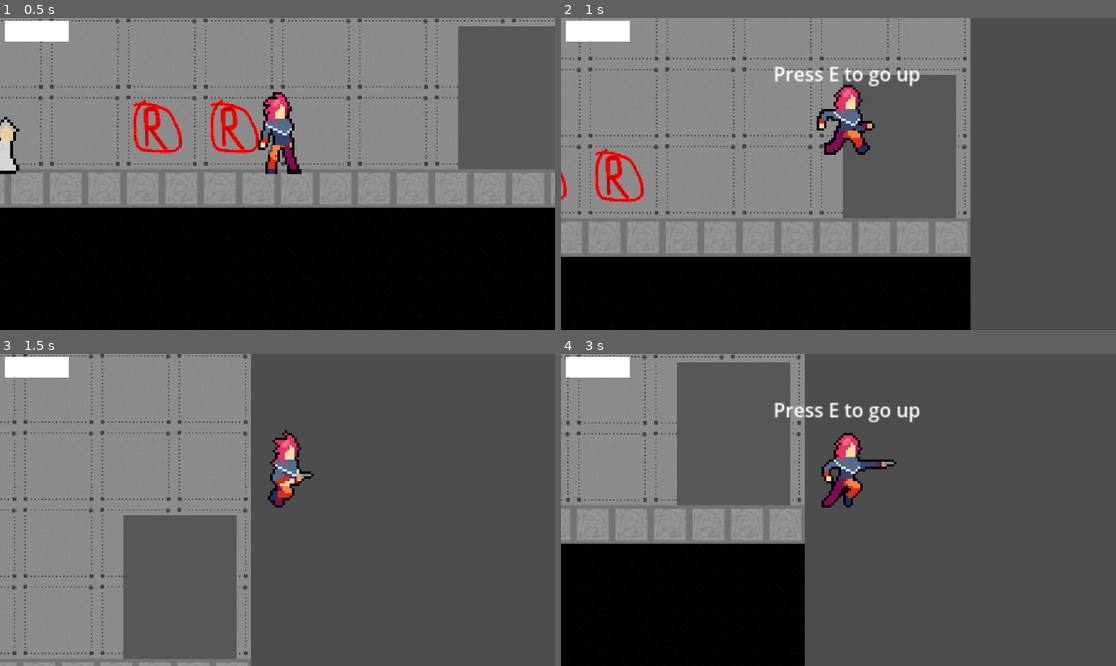
Above: before the commit, frames 1-4 (two rows, left to right).
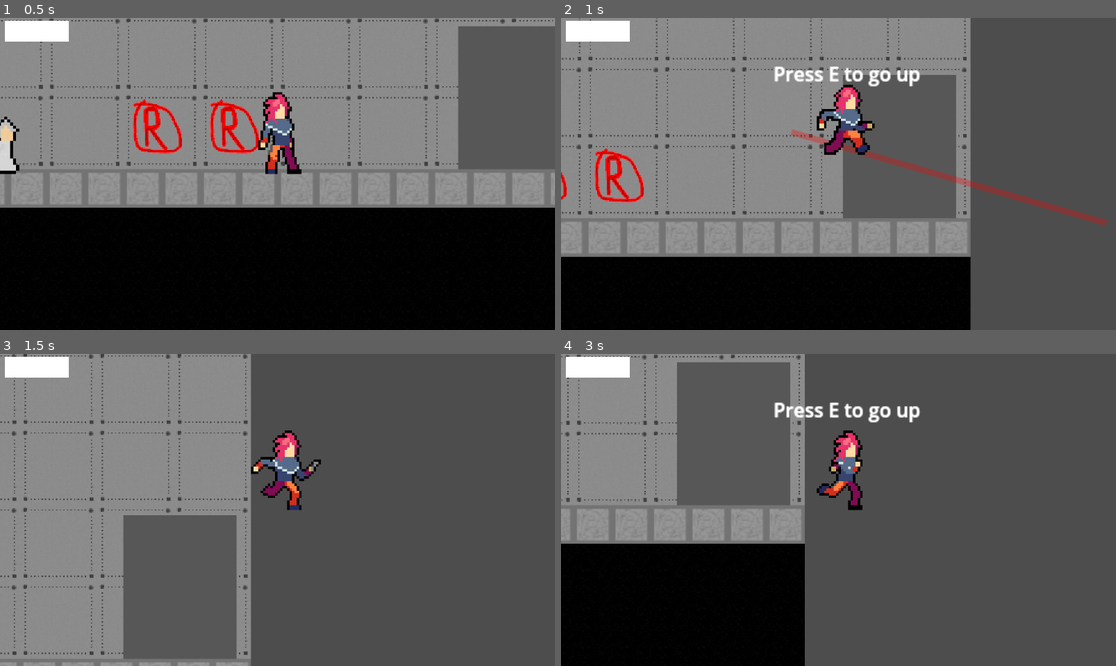
Above: after the commit, the same moments.

Repository: sppmacd/everything-has-to-end
Game: Godot game, scene res://main.tscn
Two runs of this game, one before a commit and one after it. Both use one fixed random seed, a clock stepped at 60 frames per second and the inputs below.
Inputs (mouse positions are in pixels of both pictures, inside the frame that each line leads up to):
- Up to frame 1 (0.5 s): no input
- Up to frame 2 (1 s): tap Enter at 0.5 s; move the mouse to (960, 158) at 0.52 s; hold D from 0.53 s (still down); tap E at 0.6 s; click (960, 158) at 0.67 s; tap Space at 0.77 s
- Up to frame 3 (1.5 s): keep holding D; tap E at 1.25 s; move the mouse to (166, 525) at 1.27 s; tap R at 1.35 s
- Up to frame 4 (3 s): tap Space at 1.52 s; move the mouse to (894, 441) at 2.02 s; release D at 2.03 s; hold A 2.03-2.78 s; tap E at 2.1 s; move the mouse to (810, 572) at 2.77 s; hold D from 2.78 s (still down); tap R at 2.85 s; click (810, 572) at 2.92 s

Frame 1 is identical in both runs. In frame 2, 1.3% of the frame differs, in the area x 38-99%, y 15-67%; in frame 3, 1.1%; in frame 4, 1.6%, in the area x 38-65%, y 15-51%.
Error before the commit: Attempt to call function 'add_child' in base 'null instance' on a null instance. (res://entities/player.gd:112)

Commit message:
Add level switching

Diff:
--- a/levels/level.tscn
+++ b/levels/level.tscn
@@ -1,15 +1,12 @@
-[gd_scene load_steps=3 format=3 uid="uid://b62r6sibq6dpt"]
+[gd_scene load_steps=2 format=3 uid="uid://b62r6sibq6dpt"]
 
 [ext_resource type="Script" uid="uid://cvyeqii6l0cgh" path="res://levels/level.gd" id="1_80vhd"]
-[ext_resource type="PackedScene" uid="uid://b0myivfh6cthu" path="res://entities/player.tscn" id="2_hjsbj"]
 
 [node name="Level" type="Node2D"]
 script = ExtResource("1_80vhd")
 
 [node name="SpawnPoint" type="Marker2D" parent="."]
 
-[node name="Player" parent="." instance=ExtResource("2_hjsbj")]
-
 [node name="RespawnTimer" type="Timer" parent="."]
 wait_time = 20.0
 autostart = true
--- a/main.gd
+++ b/main.gd
@@ -2,9 +2,21 @@
 extends Node2D
 
 static var the: Main
+var _current_level: Node2D
 
 func _ready():
 	the = self
+	switch_level(preload("res://levels/Level1.tscn").instantiate())
+	_current_level.add_child(preload("res://entities/player.tscn").instantiate())
 
 func current_level():
-	return $Level2
+	return _current_level
+
+func switch_level(lvl: Node2D):
+	if has_node("Level"):
+		var player: Node2D = get_node("Level").get_node("Player")
+		player.reparent(lvl)
+		remove_child(get_node("Level"))
+	_current_level = lvl
+	lvl.name = "Level"
+	add_child(lvl)
--- a/main.tscn
+++ b/main.tscn
@@ -1,8 +1,7 @@
-[gd_scene load_steps=4 format=3 uid="uid://bi74g0hvqe425"]
+[gd_scene load_steps=3 format=3 uid="uid://bi74g0hvqe425"]
 
 [ext_resource type="PackedScene" uid="uid://clcafl3xybofv" path="res://gui/hud.tscn" id="1_0xm2m"]
-[ext_resource type="Script" path="res://main.gd" id="1_h2yge"]
-[ext_resource type="PackedScene" uid="uid://kplr833tod52" path="res://levels/Level1.tscn" id="3_h2yge"]
+[ext_resource type="Script" uid="uid://dgom3yqh7uvaj" path="res://main.gd" id="1_h2yge"]
 
 [node name="Main" type="Node2D"]
 script = ExtResource("1_h2yge")
@@ -10,5 +9,3 @@
 [node name="CanvasLayer" type="CanvasLayer" parent="."]
 
 [node name="Hud" parent="CanvasLayer" instance=ExtResource("1_0xm2m")]
-
-[node name="Level1" parent="." instance=ExtResource("3_h2yge")]
